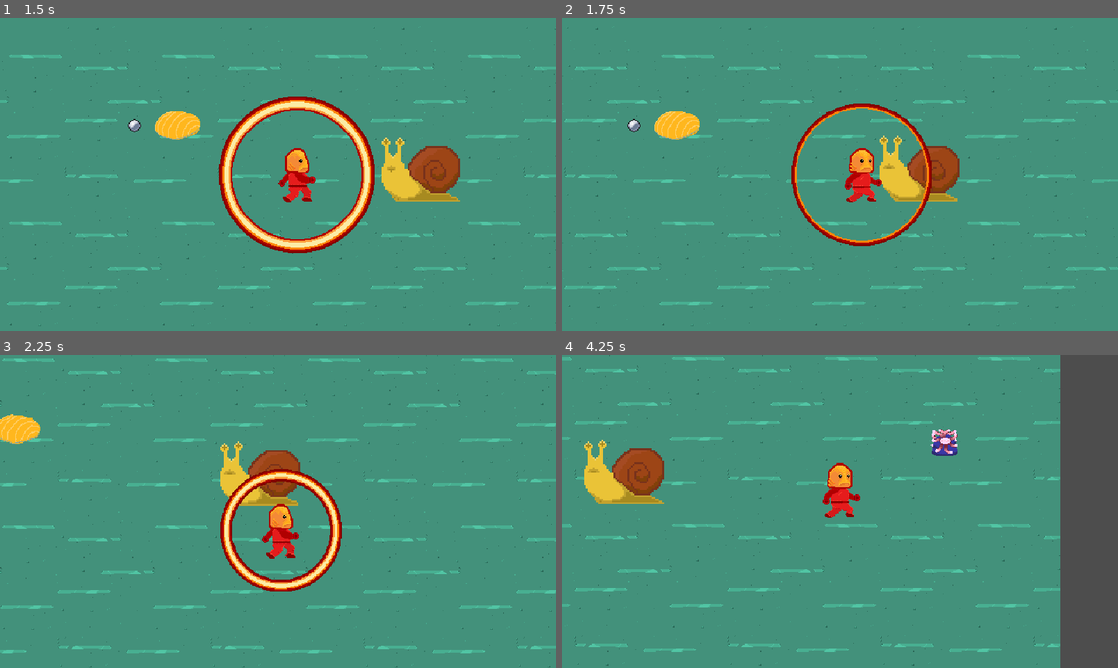
Above: before the commit, frames 1-4 (two rows, left to right).
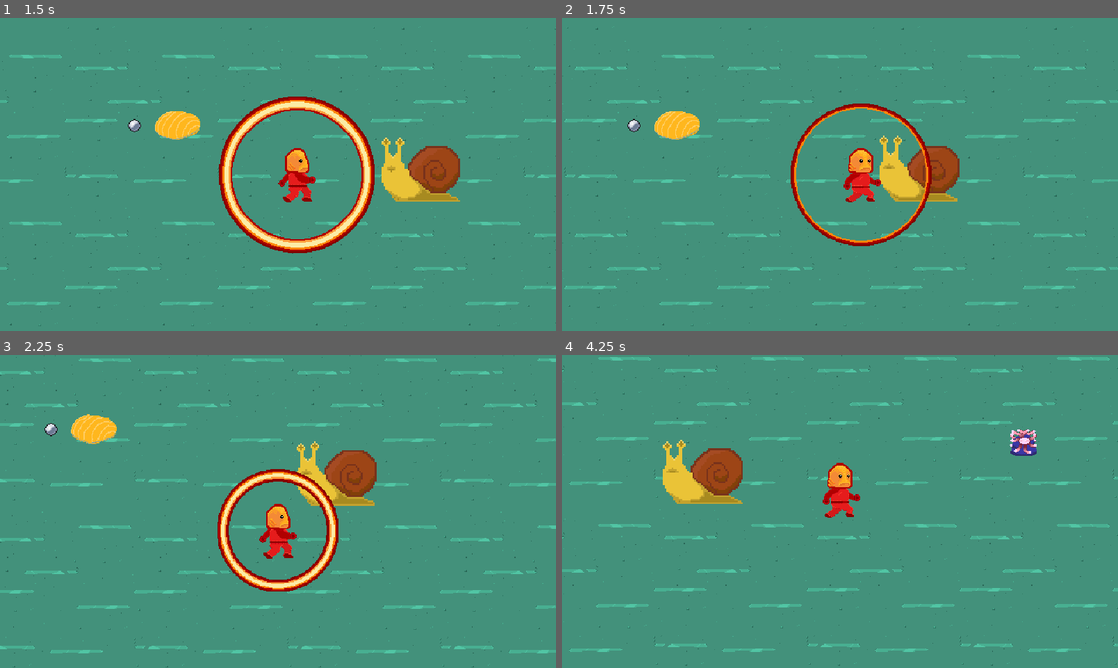
Above: after the commit, the same moments.

Repository: Splashy-Inc/enemy-anemone
Game: Godot game, scene res://SCENES/screen_manager.tscn
Two runs of this game, one before a commit and one after it. Both use one fixed random seed, a clock stepped at 60 frames per second and the inputs below.
Inputs (mouse positions are in pixels of both pictures, inside the frame that each line leads up to):
- Up to frame 1 (1.5 s): click "Play" at 0.5 s; tap Enter at 1.25 s; move the mouse to (400, 158) at 1.27 s; press the mouse at (400, 158) at 1.28 s; hold D (right) from 1.28 s (still down)
- Up to frame 2 (1.75 s): keep holding D (right)
- Up to frame 3 (2.25 s): move the mouse to (166, 527) at 2.02 s; release D (right) at 2.03 s; release the mouse at (166, 527) at 2.03 s; hold S (down) from 2.03 s (still down); click (166, 527) at 2.1 s
- Up to frame 4 (4.25 s): move the mouse to (895, 442) at 2.77 s; release S (down) at 2.78 s; press the mouse at (895, 442) at 2.78 s; hold D (right) 2.78-3.53 s; move the mouse to (812, 574) at 3.52 s; release the mouse at (812, 574) at 3.53 s; hold W (up) from 3.53 s (still down); click (812, 574) at 3.6 s

Frame 1 is identical in both runs. In frame 2, 0.7% of the frame differs, in the area x 41-67%, y 27-73%; in frame 3, 16%; in frame 4, 23%, in the area x 0-100%, y 0-100%.

Commit message:
Win/lose conditions

Diff:
--- a/SCENES/anemone.tscn
+++ b/SCENES/anemone.tscn
@@ -45,7 +45,7 @@
 [sub_resource type="CircleShape2D" id="CircleShape2D_x274o"]
 radius = 20.0
 
-[node name="Anemone" type="CharacterBody2D"]
+[node name="Anemone" type="CharacterBody2D" groups=["Enemy"]]
 collision_layer = 4
 collision_mask = 12
 script = ExtResource("1_rgnfp")
--- a/SCENES/snail.tscn
+++ b/SCENES/snail.tscn
@@ -71,7 +71,7 @@
 radius = 50.01
 
 [node name="Snail" type="StaticBody2D" groups=["Objective"]]
-collision_layer = 8
+collision_layer = 9
 collision_mask = 0
 script = ExtResource("1_lq6w6")
 
--- a/SCRIPTS/anemone.gd
+++ b/SCRIPTS/anemone.gd
@@ -1,4 +1,6 @@
 extends CharacterBody2D
+
+signal died
 
 @export var speed := 50
 @export var target: Node2D
@@ -37,4 +39,6 @@
 		target.on_hit(1)
 
 func on_hit(damage: int):
+	remove_from_group("Enemy")
+	died.emit()
 	queue_free()
--- a/SCRIPTS/level.gd
+++ b/SCRIPTS/level.gd
@@ -1,11 +1,17 @@
 extends Node
 
 class_name Level
+
+signal won
+signal lost
 
 func _ready() -> void:
 	for child in get_children():
 		if child is DialogBox:
 			child.dialog_ended.connect(_on_dialog_ended.bind(child))
+
+	for objective in get_tree().get_nodes_in_group("Objective"):
+		objective.died.connect(_on_objective_died)
 
 func _process(delta: float) -> void:
 	pass
@@ -15,3 +21,12 @@
 
 func _on_dialog_ended(dialog_box: DialogBox):
 	print_debug("Dialog ended: ", dialog_box)
+
+func resume_play(mouse_mode: int = Input.MOUSE_MODE_VISIBLE):
+	process_mode = PROCESS_MODE_INHERIT
+
+func pause_play(mouse_mode: int = Input.MOUSE_MODE_VISIBLE):
+	process_mode = PROCESS_MODE_DISABLED
+
+func _on_objective_died():
+	lost.emit()
--- a/SCRIPTS/playground.gd
+++ b/SCRIPTS/playground.gd
@@ -4,9 +4,20 @@
 @onready var path_follow_2d: PathFollow2D = $Environment/Boundary/Path2D/PathFollow2D
 
 @export var anemone_scene: PackedScene
+@export var num_enemies := 10
+var num_enemies_to_spawn := num_enemies
 
 func _on_timer_timeout() -> void:
-	var new_anemone = anemone_scene.instantiate()
-	game_pieces.add_child(new_anemone)
-	path_follow_2d.progress_ratio = randf_range(0.0, 1.0)
-	new_anemone.global_position = path_follow_2d.global_position
+	if num_enemies_to_spawn > 0:
+		var new_anemone = anemone_scene.instantiate()
+		game_pieces.add_child(new_anemone)
+		path_follow_2d.progress_ratio = randf_range(0.0, 1.0)
+		new_anemone.global_position = path_follow_2d.global_position
+		new_anemone.died.connect(_on_enemy_died)
+		num_enemies_to_spawn -= 1
+	else:
+		$Timer.stop()
+
+func _on_enemy_died():
+	if len(get_tree().get_nodes_in_group("Enemy")) <= 0:
+		won.emit()
--- a/project.godot
+++ b/project.godot
@@ -32,6 +32,7 @@
 [global_group]
 
 Objective=""
+Enemy=""
 
 [gui]
 
